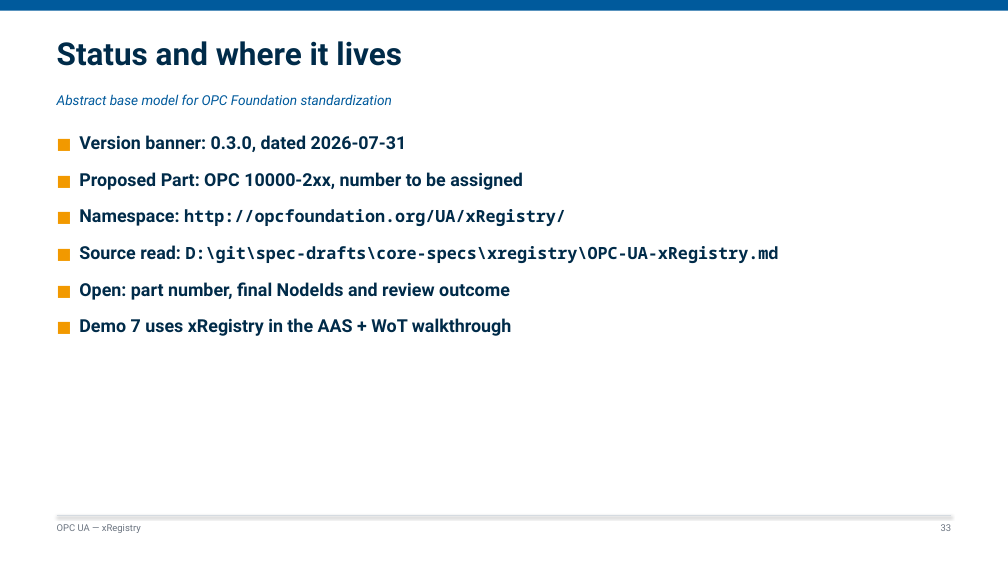
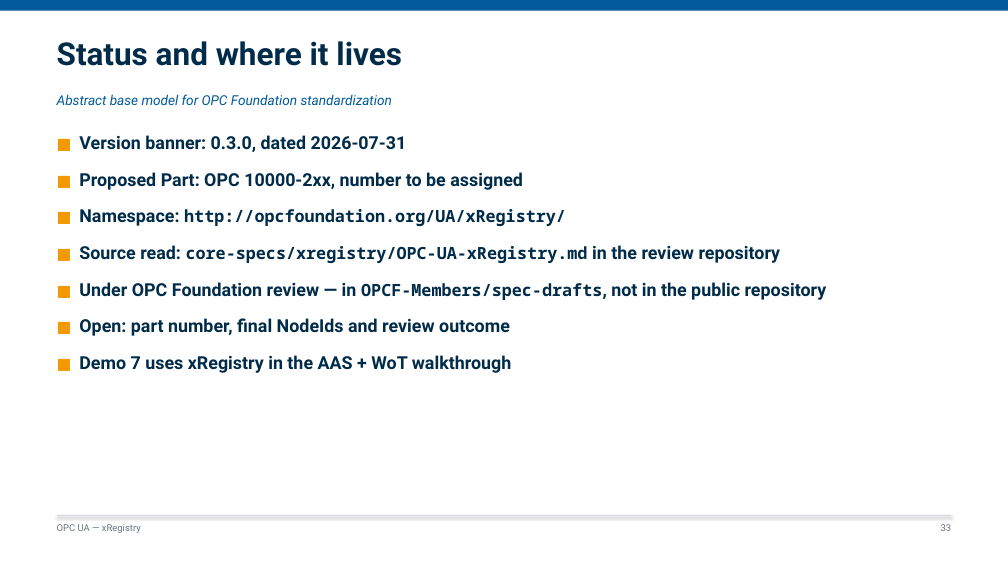
Before and after one commit to marcschier/opcua-drafts, a slide deck: slide 33 of decks/OPC-UA-Drafts-Overview.pptx. Drawn at 1008x567 pixels with LibreOffice and Linux fonts; fonts in the diff are those of the drawing. Boxes give left, top, right and bottom in pixels: in the first picture for what was removed or moved away, otherwise in the second. Text is boxed around its words. In the diff, an @@ line names an element or a change of style, - is before the commit and + after.

```diff
--- a/decks/OPC-UA-Drafts-Overview.pptx
+++ b/decks/OPC-UA-Drafts-Overview.pptx
@@ text at (79,245,827,300): text changed; size 16 to 17 pt; font Noto Sans Mono to Roboto @@
-■ Source read: D:\git\spec-drafts\core-specs\xregistry\OPC-UA-xRegistry.md
+■ Source read: core-specs/xregistry/OPC-UA-xRegistry.md in the review repository
+■ Under OPC Foundation review — in OPCF-Members/spec-drafts, not in the public repository
```
Also in this commit, not shown: 16 other slides changed, 28 other files.
